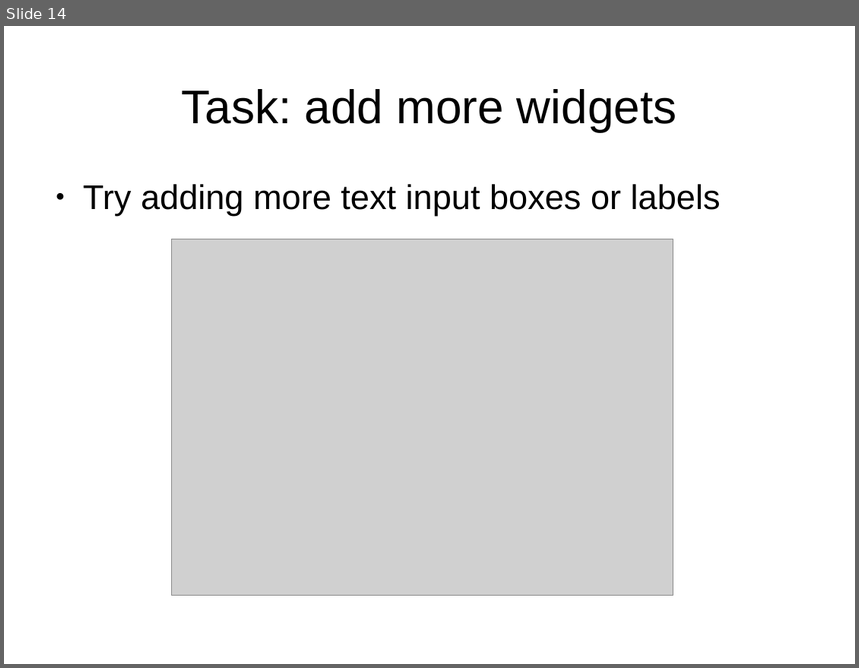
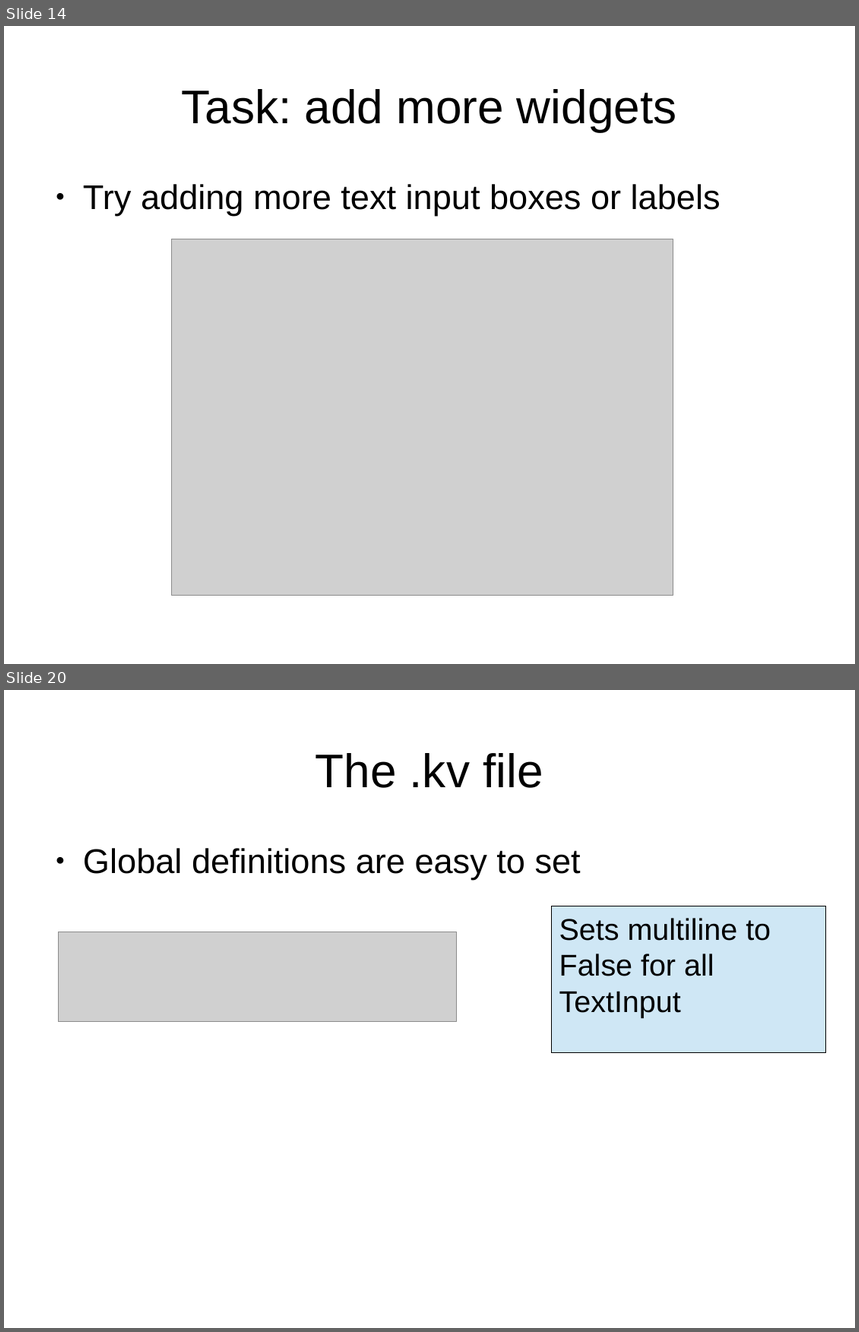
Before and after one commit to adasilva/intro_kivy, a slide deck: intro_kivy.odp. Shown one above the other, each under a label of ours: slide 14 before the commit, slides 14 and 20 after it; the slides between them are not shown. The pictures are 859x668 and 859x1332 pixels, drawn with LibreOffice and Linux fonts; fonts in the diff are those of the drawing; grey boxes stand for pictures. Boxes give left, top, right and bottom in pixels: in the first picture for what was removed or moved away, otherwise in the second. Text is boxed around its words. In the diff, an @@ line names an element or a change of style, - is before the commit and + after.

```diff
--- a/intro_kivy.odp
+++ b/intro_kivy.odp
@@ slide 20 added at (4, 690, 855, 1328), background #FFFFFF @@
@@ title added at (316, 753, 543, 788), 44 pt, text #000000 @@
+The .kv file
@@ text added at (83, 848, 581, 880), 32 pt, text #000000 @@
+● Global definitions are easy to set
@@ rectangle added at (552, 907, 826, 1053), fill #CFE7F5, outline #000000 0 pt @@
@@ picture added at (58, 932, 457, 1022) @@
@@ text added at (560, 918, 771, 1018), 28 pt, text #000000 @@
+Sets multiline to False for all TextInput
```
Also in this commit, not shown: 7 other slides added, 1 slide removed, 2 other files.
